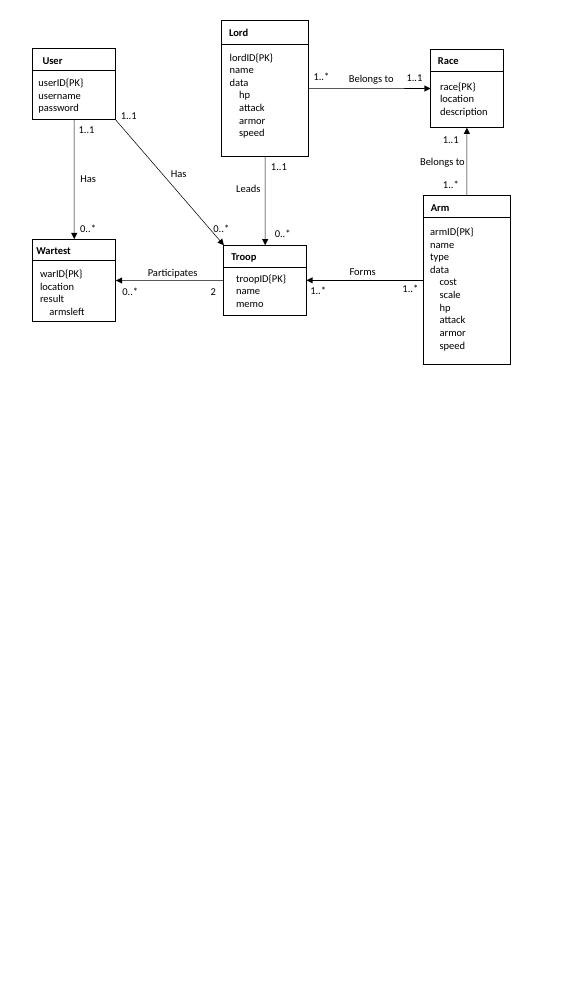
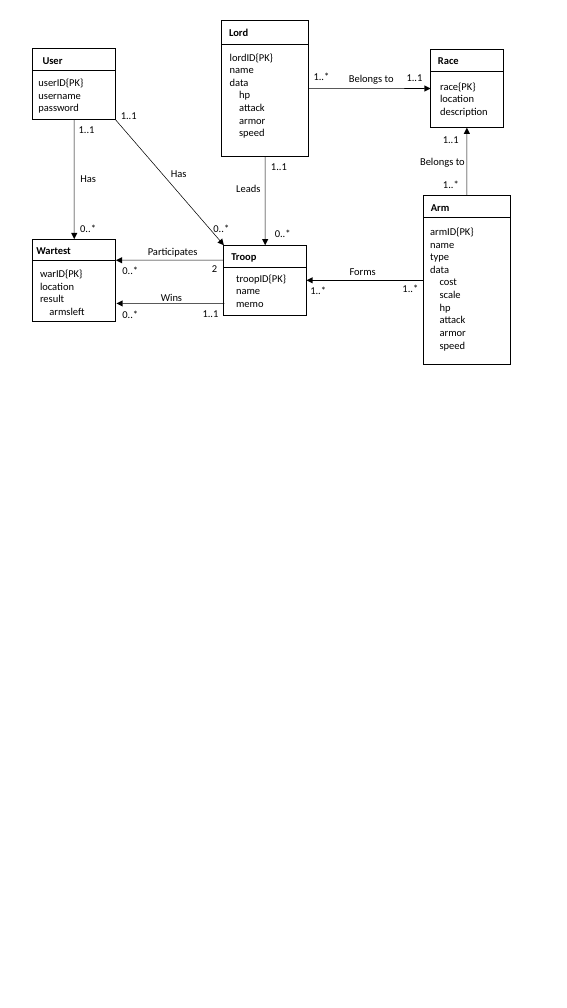
Before and after one commit to alexliuhust/DBFinalProjDocuments, a slide deck: slide 2 of User_flow.pptx. Drawn at 567x1008 pixels with LibreOffice and Linux fonts; fonts in the diff are those of the drawing. Boxes give left, top, right and bottom in pixels: in the first picture for what was removed or moved away, otherwise in the second. Text is boxed around its words. In the diff, an @@ line names an element or a change of style, - is before the commit and + after.

```diff
--- a/User_flow.pptx
+++ b/User_flow.pptx
@@ 3 texts, 1 arrow: place and size @@
-3 texts, 1 arrow at [116, 269, 224, 295]
+3 texts, 1 arrow at [116, 248, 224, 274]
@@ text added at [161, 294, 182, 304], 10 pt, text #000000 @@
+Wins
@@ arrow added from (225, 303) to (116, 303), #000000 0.5 pt @@
@@ text added at [122, 310, 138, 318], 10 pt, text #000000 @@
+0..*
@@ text added at [203, 310, 219, 317], 10 pt, text #000000 @@
+1..1
```
Also in this commit, not shown: 2 other files.
